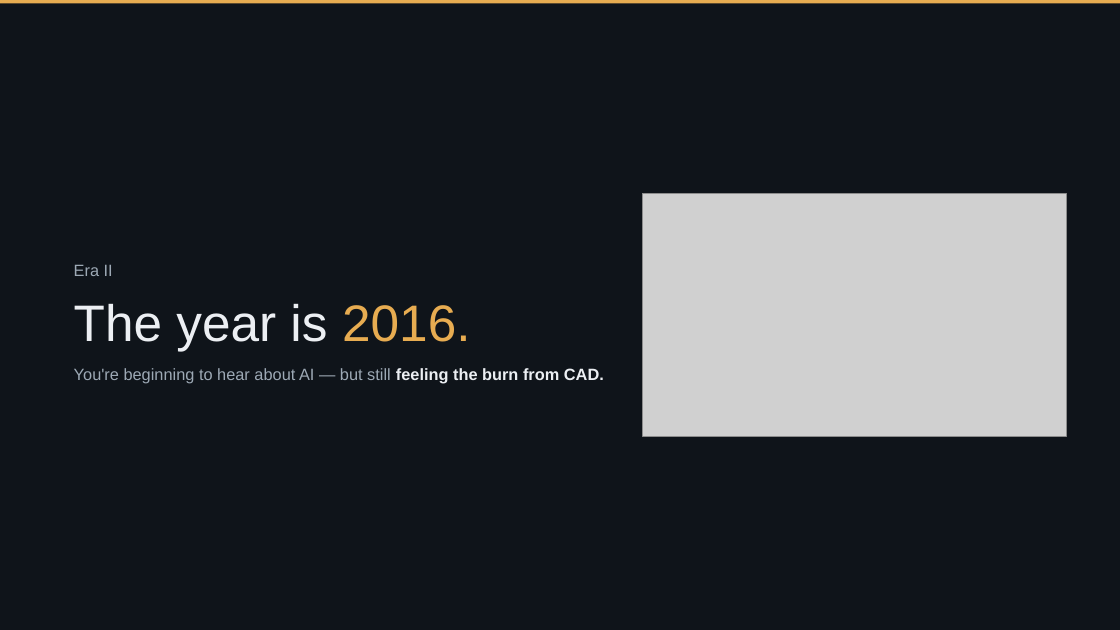
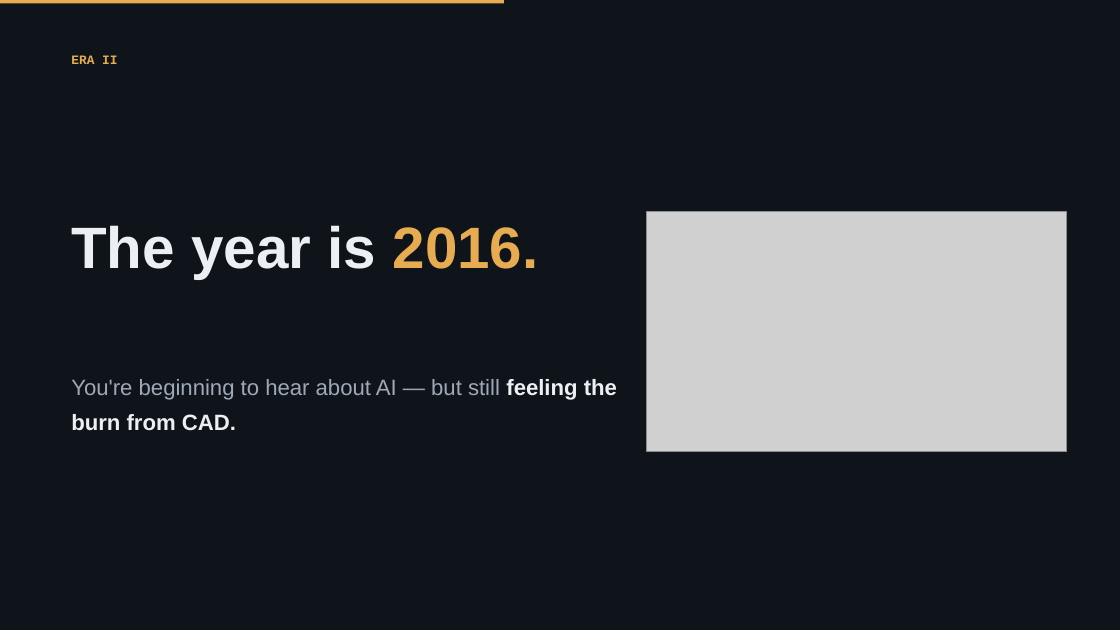
Before and after one commit to Emory-HITI/Mammo, a slide deck: slide 1 of keynote-iwbi-2026/pptx/sections/IWBI2026_Trivedi_02_EraII.pptx. Drawn at 1120x630 pixels with LibreOffice and Linux fonts; fonts in the diff are those of the drawing; grey boxes stand for pictures; background and template pictures are left out. Boxes give left, top, right and bottom in pixels: in the first picture for what was removed or moved away, otherwise in the second. Text is boxed around its words. In the diff, an @@ line names an element or a change of style, - is before the commit and + after.

```diff
--- a/keynote-iwbi-2026/pptx/sections/IWBI2026_Trivedi_02_EraII.pptx
+++ b/keynote-iwbi-2026/pptx/sections/IWBI2026_Trivedi_02_EraII.pptx
@@ rectangle resized from (x1=0, y1=0, x2=1120, y2=3) to (x1=0, y1=0, x2=504, y2=3) @@
@@ text at (x1=71, y1=55, x2=117, y2=64): text changed; size 14 to 11 pt; font Arial to Courier New; text colour #9DA9B5 to #E7AC51; bold on @@
-Era II
+ERA II
@@ text "The year is 2016." moved from (x1=74, y1=303, x2=470, y2=351) to (x1=71, y1=225, x2=539, y2=279) @@
@@ text "The year is 2016." at (x1=71, y1=225, x2=539, y2=279): size 44 to 50 pt, bold on; line spacing 1.06 to 1; less space between paragraphs @@
@@ picture resized from (x1=643, y1=194, x2=1067, y2=437) to (x1=647, y1=212, x2=1067, y2=452) @@
@@ text "You're beginning to hear about ..." moved from (x1=74, y1=368, x2=604, y2=384) to (x1=71, y1=379, x2=617, y2=431) @@
@@ text "You're beginning to hear about ..." at (x1=71, y1=379, x2=617, y2=431): size 14 to 19 pt; line spacing 1.28 to 1.3; less space between paragraphs @@
```
Also in this commit, not shown: 5 other slides changed, 1 other file.
